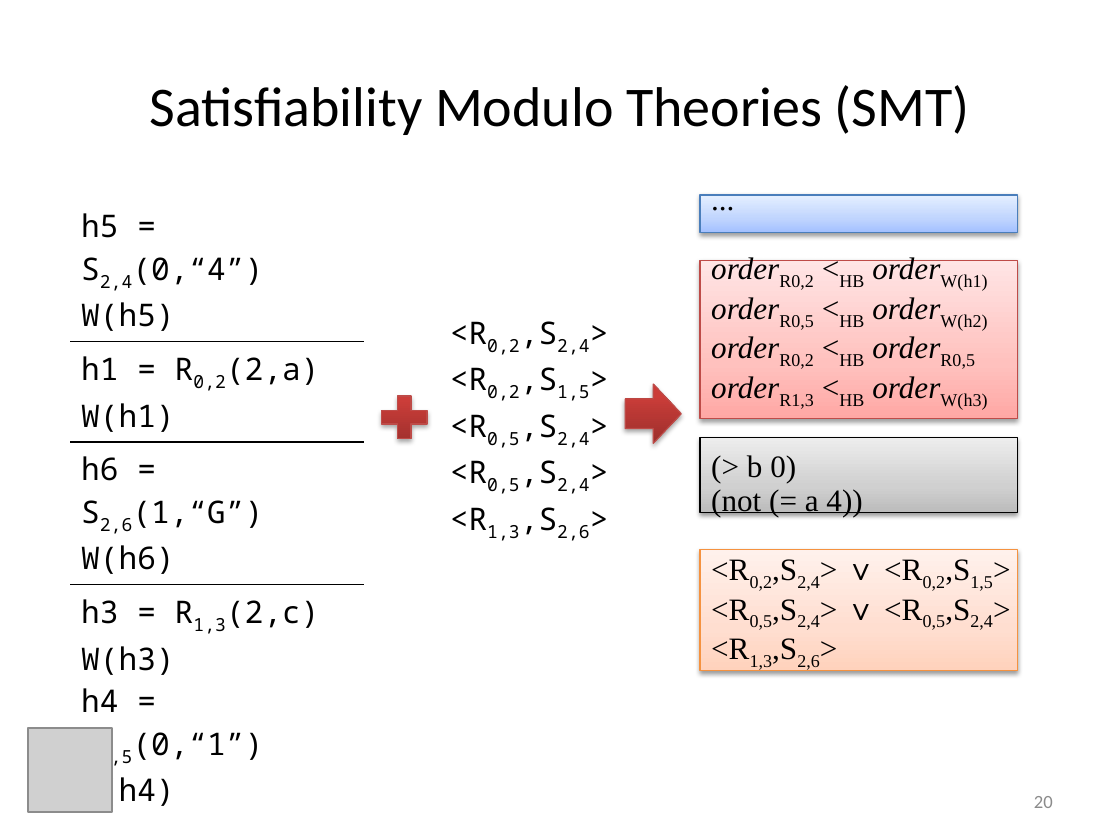
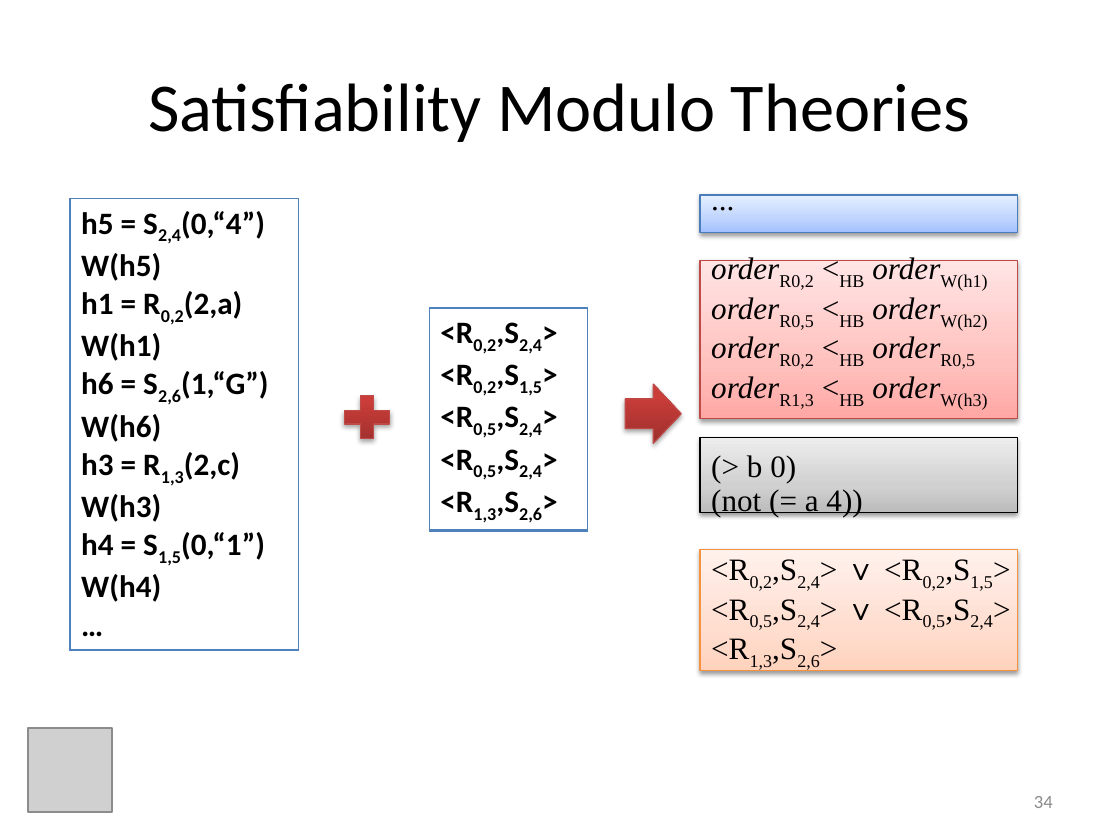
Before and after one commit to ericmercer/MP-trace-language, a slide deck: slide 34 of presentations/ASE2013.pptx (slide 20 before the commit). Drawn at 1120x840 pixels with LibreOffice and Linux fonts; fonts in the diff are those of the drawing; grey boxes stand for pictures. Boxes give left, top, right and bottom in pixels: in the first picture for what was removed or moved away, otherwise in the second. Text is boxed around its words. In the diff, an @@ line names an element or a change of style, - is before the commit and + after.

```diff
--- a/presentations/ASE2013.pptx
+++ b/presentations/ASE2013.pptx
@@ title at (148,83,971,142): text changed; size 36 to 44 pt @@
-Satisfiability Modulo Theories (SMT)
+Satisfiability Modulo Theories
@@ table at (69,199,298,622) @@
-row 1: h5 = S2,4(0,“4”) / W(h5)
-row 2: h1 = R0,2(2,a) / W(h1)
-row 3: h6 = S2,6(1,“G”) / W(h6)
-row 4: h3 = R1,3(2,c) / W(h3) / h4 = S1,5(0,“1”) / W(h4) / …
+row 1: h5 = S2,4(0,“4”) / W(h5) / h1 = R0,2(2,a) / W(h1) / h6 = S2,6(1,“G”) / W(h6) / h3 = R1,3(2,c) / W(h3) / h4 = S1,5(0,“1”) / W(h4) / …
@@ table: place and size @@
-table at (69,199,363,814)
+table at (69,199,298,622)
@@ table at (429,308,588,527) @@
@@ font Noto Sans Mono to Calibri, bold on @@
@@ borders changed @@
@@ table: place and size @@
-table at (439,306,654,545)
+table at (429,308,588,527)
@@ plus sign: place and size @@
-plus sign at (373,389,435,447)
+plus sign at (336,389,398,447)
@@ page number at (1034,796,1053,808): text changed @@
-20
+34
```
Also in this commit, not shown: 28 other slides changed, 17 slides added, 1 slide removed.
